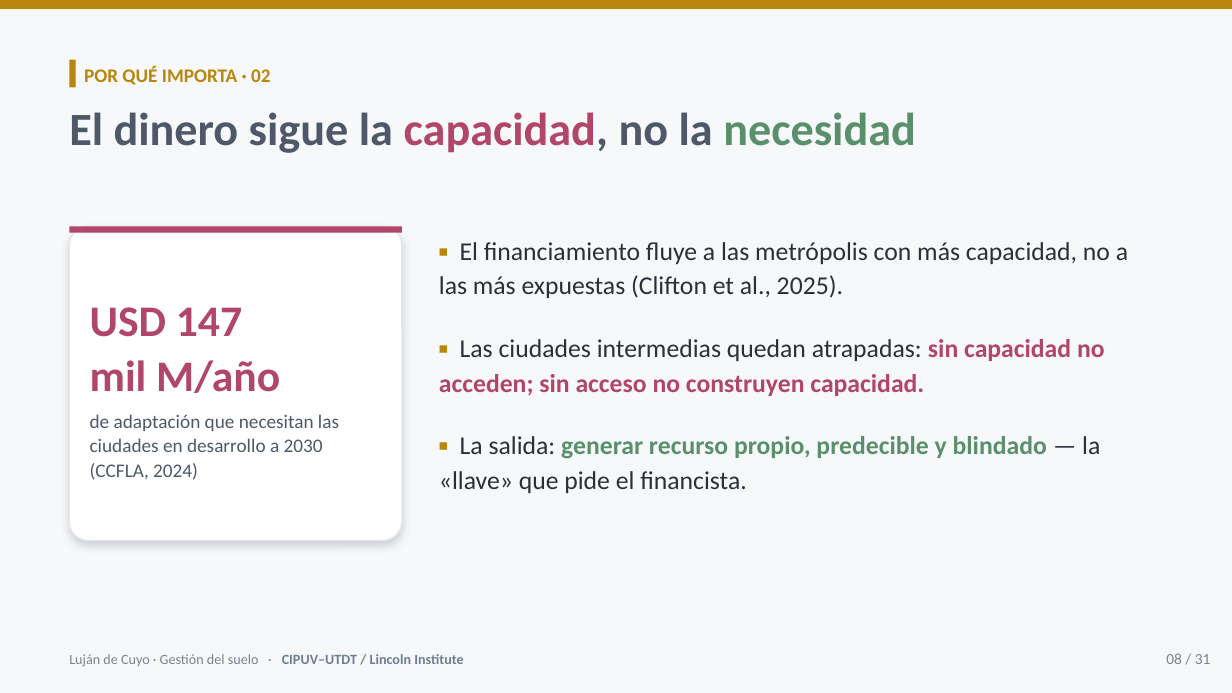
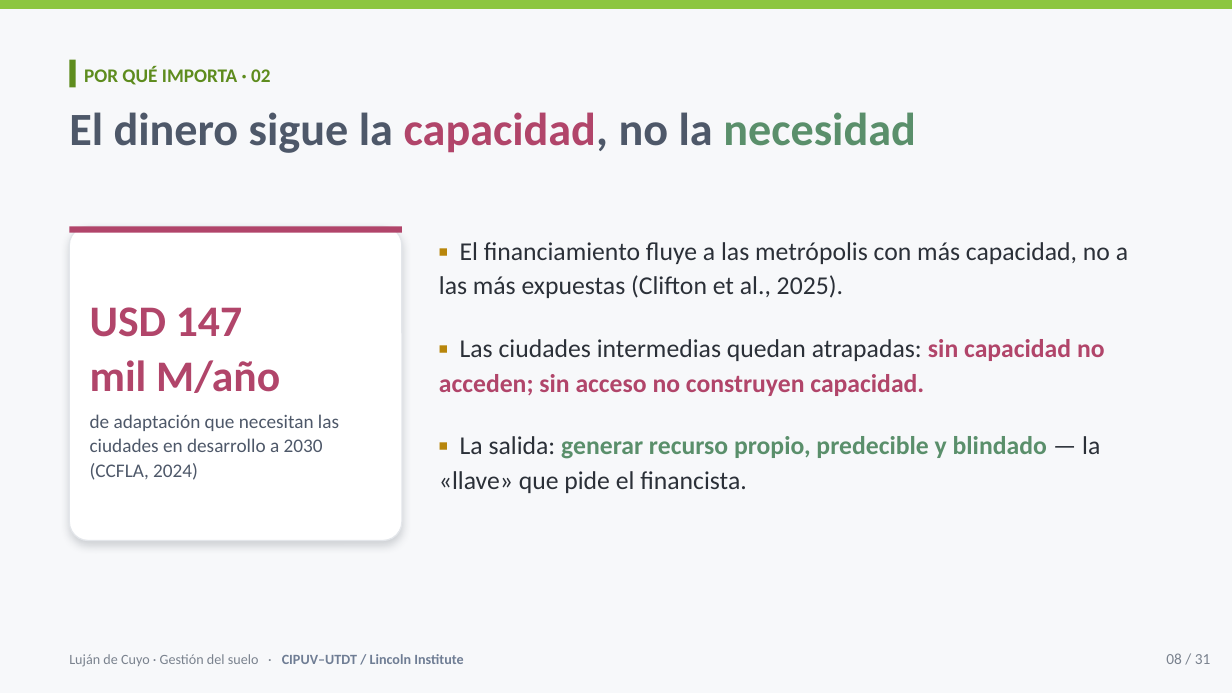
Before and after one commit to cgoytia-droid/cgoytia-droid.github.io, a slide deck: slide 8 of presentations/lujan-de-cuyo-gestion-suelo.pptx. Drawn at 1232x693 pixels with LibreOffice and Linux fonts; fonts in the diff are those of the drawing. Boxes give left, top, right and bottom in pixels: in the first picture for what was removed or moved away, otherwise in the second. Text is boxed around its words. In the diff, an @@ line names an element or a change of style, - is before the commit and + after.

```diff
--- a/presentations/lujan-de-cuyo-gestion-suelo.pptx
+++ b/presentations/lujan-de-cuyo-gestion-suelo.pptx
@@ rectangle at (0, 0, 1232, 9): fill #B8860B to #8CC63F @@
@@ text "POR QUÉ IMPORTA · 02" at (84, 66, 270, 85): text colour #B8860B to #5E8C1E @@
@@ rectangle at (69, 60, 76, 88): fill #B8860B to #5E8C1E @@
```
Also in this commit, not shown: 29 other slides changed, 2 other files.
